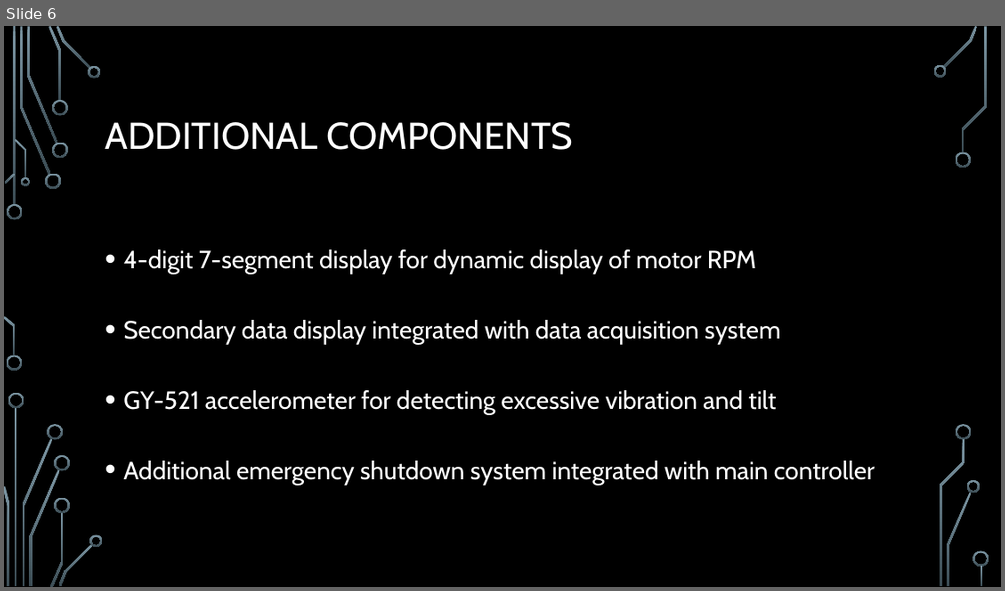
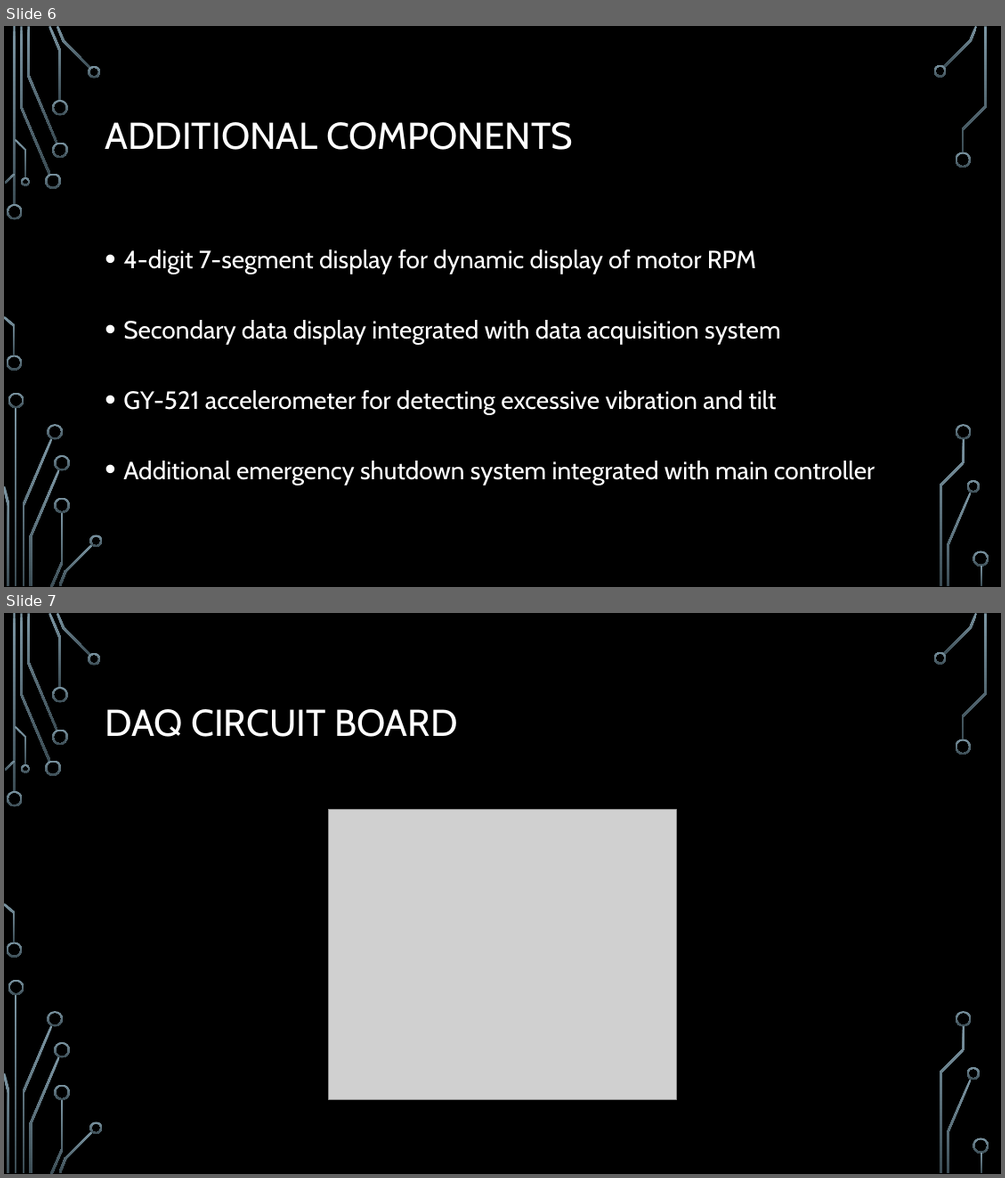
Before and after one commit to yonicarver/ece303, a slide deck: lab/Final Presentation.pptx. Shown one above the other, each under a label of ours: slide 6 before the commit, slides 6 and 7 after it. The pictures are 1005x591 and 1005x1178 pixels, drawn with LibreOffice and Linux fonts; fonts in the diff are those of the drawing; grey boxes stand for pictures; background and template pictures are left out. Boxes give left, top, right and bottom in pixels: in the first picture for what was removed or moved away, otherwise in the second. Text is boxed around its words. In the diff, an @@ line names an element or a change of style, - is before the commit and + after.

```diff
--- a/lab/Final Presentation.pptx
+++ b/lab/Final Presentation.pptx
@@ slide 7 added at (4, 613, 1001, 1174), background picture (left out); not listed: 36 template elements that a slide beside it also shows @@
@@ title added at (105, 709, 458, 737), 36 pt, text #FFFFFF @@
+DAQ CIRCUIT BOARD
@@ picture added at (329, 810, 676, 1099) @@
```
Also in this commit, not shown: 1 other slide added, 1 slide removed, 4 other files.
